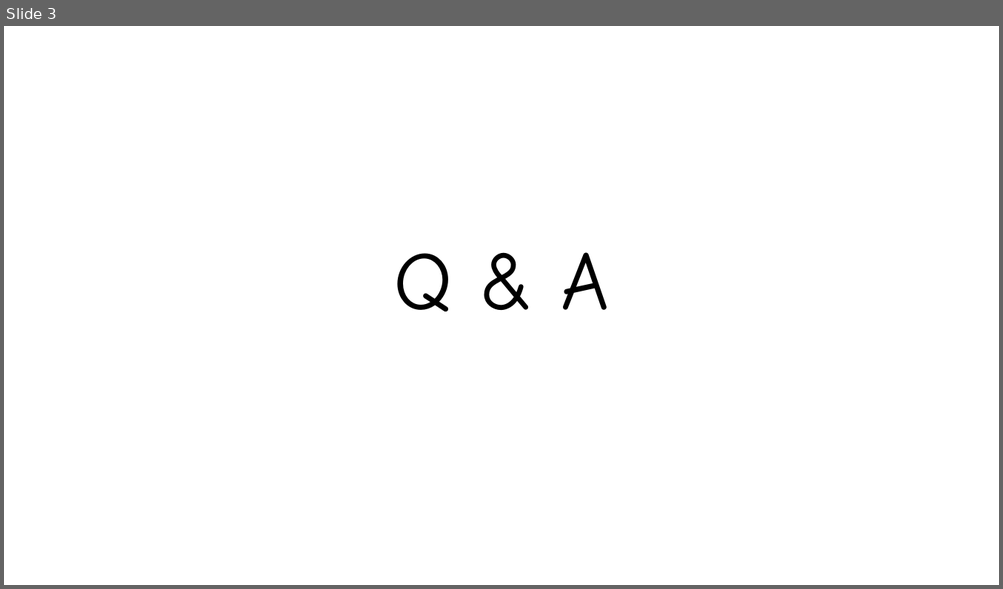
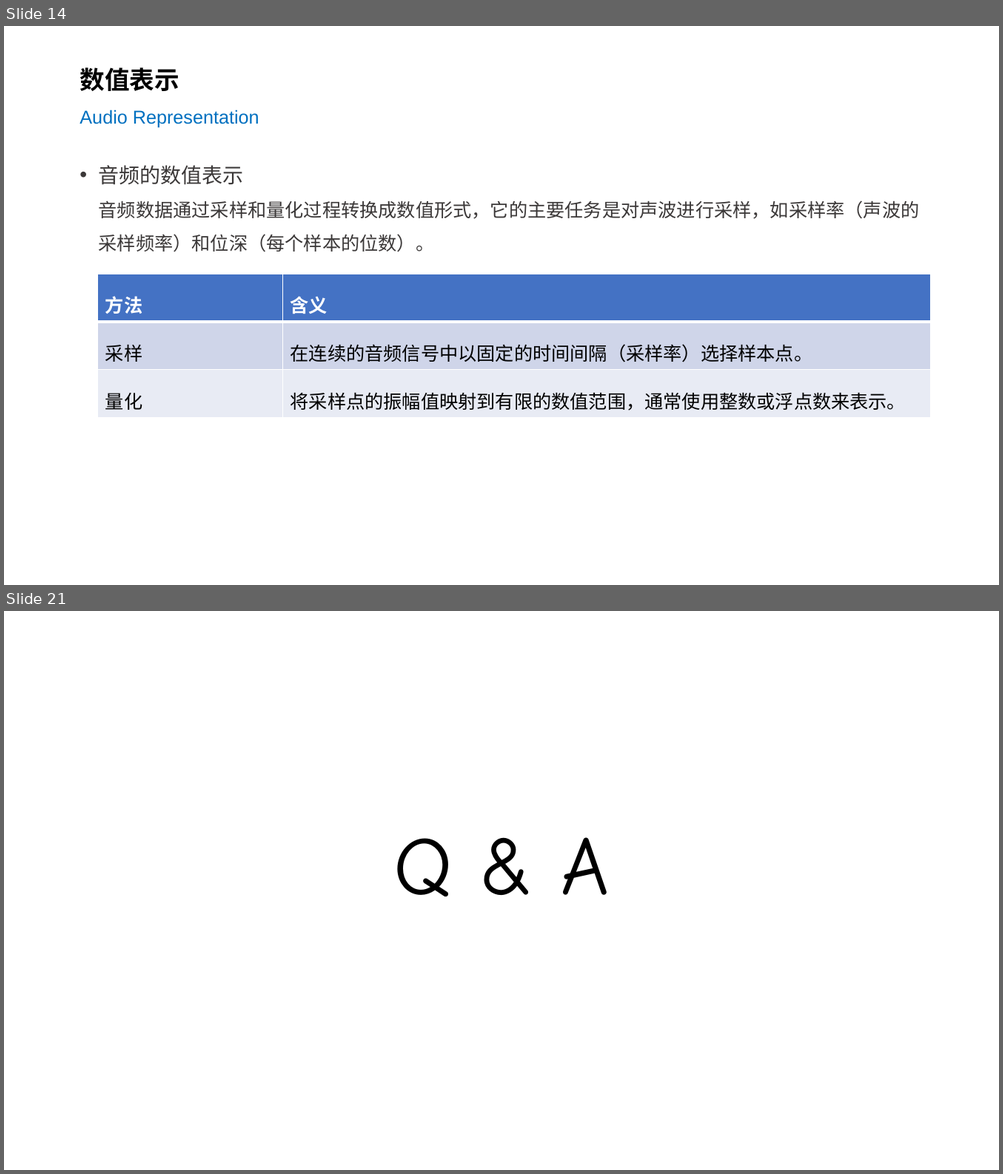
Before and after one commit to silentbalanceyh/cda-exam, a slide deck: ppt/05.回归.pptx. Shown one above the other, each under a label of ours: slide 3 before the commit, slides 14 and 21 after it; the slides between them are not shown. The pictures are 1003x589 and 1003x1174 pixels, drawn with LibreOffice and Linux fonts; fonts in the diff are those of the drawing; background and template pictures are left out. Boxes give left, top, right and bottom in pixels: in the first picture for what was removed or moved away, otherwise in the second. Text is boxed around its words. In the diff, an @@ line names an element or a change of style, - is before the commit and + after.

```diff
--- a/ppt/05.回归.pptx
+++ b/ppt/05.回归.pptx
@@ slide 14 added at <box>4,26,999,585</box>, background #FFFFFF @@
@@ title added at <box>79,67,259,128</box>, 18 pt, text #0070C0 @@
+数值表示
+Audio Representation
@@ text added at <box>99,165,919,252</box>, 18 pt, text #3B3838 @@
+• 音频的数值表示
+  音频数据通过采样和量化过程转换成数值形式，它的主要任务是对声波进行采样，如采样率（声波的采样频率）和位深（每个样本的位数）。
@@ table added at <box>98,274,930,414</box>, 3 rows, 2 columns @@
+方法 | 含义
+采样 | 在连续的音频信号中以固定的时间间隔（采样率）选择样本点。
+量化 | 将采样点的振幅值映射到有限的数值范围，通常使用整数或浮点数来表示。
@@ what was slide 3 is now slide 21 @@
```
Also in this commit, not shown: 1 slide changed, 18 other slides added, 1 slide removed, 16 other files.
